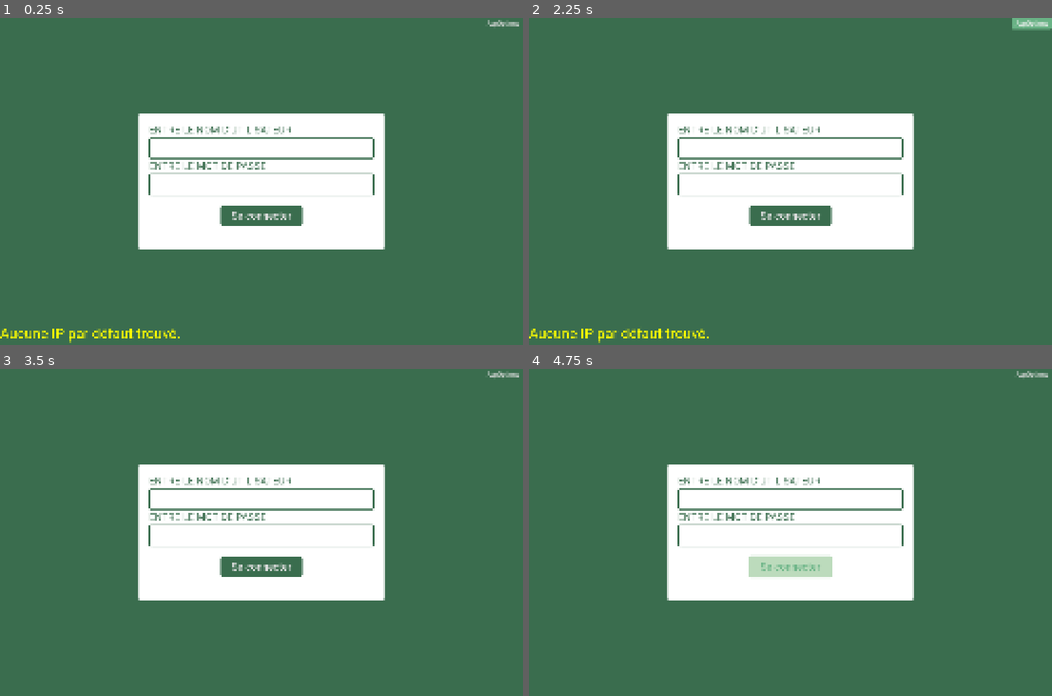
Above: before the commit, frames 1-4 (two rows, left to right).
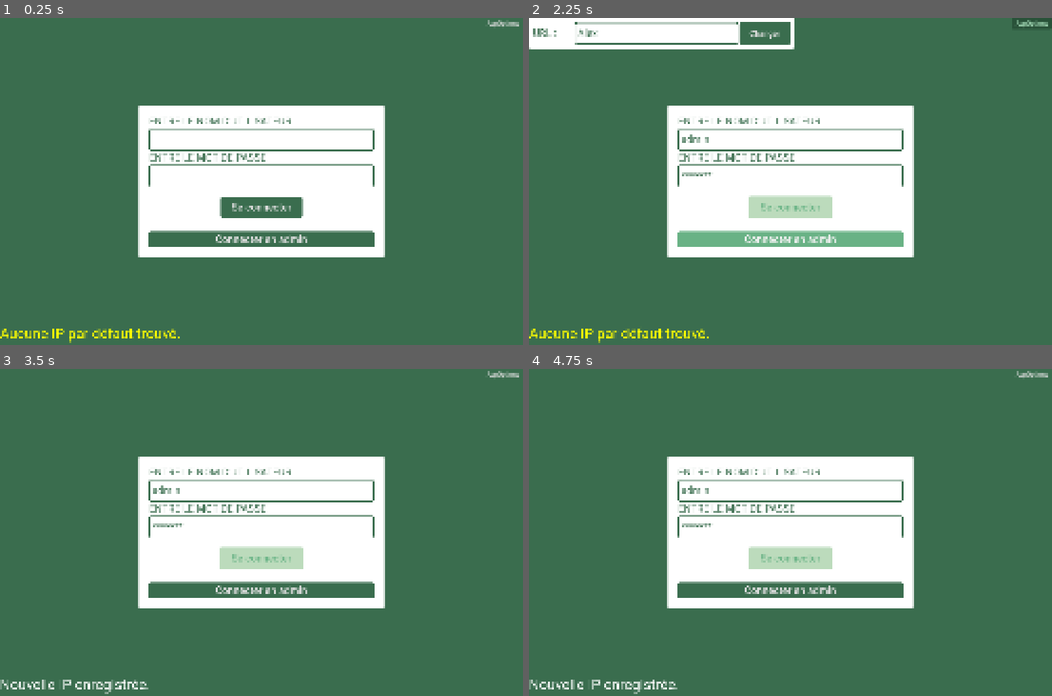
Above: after the commit, the same moments.

Repository: Animo105/tout-cru-dans-le-bec
Game: Godot game, scene res://app_init.tscn
Two runs of this game, one before a commit and one after it. Both use one fixed random seed, a clock stepped at 60 frames per second and the inputs below.
Inputs (mouse positions are in pixels of both pictures, inside the frame that each line leads up to):
- Up to frame 1 (0.25 s): no input
- Up to frame 2 (2.25 s): click "AppOptions" at 0.5 s; click (654, 34) at 1.27 s; type "Alex" at 1.35 s; click "AppOptions" (after the commit: "Connecter en admin") at 2 s
- Up to frame 3 (3.5 s): click (235, 385) at 2.75 s, where only the run after the commit has a clickable "Changer"
- Up to frame 4 (4.75 s): click (790, 565) at 3.5 s, where only the run before the commit has a clickable "Se connecter"

The runs differ from the first frame. In frame 1, 7.9% of the frame differs, in the area x 26-74%, y 26-74%; in frame 2, 13%, in the area x 0-100%, y 0-74%; in frame 3, 8.8%; in frame 4, 8.4%.

Commit message:
boutton de connection admin
pour la plus haute sécurité qui sois

Diff:
--- a/app_init.gd
+++ b/app_init.gd
@@ -137,3 +137,9 @@
 	data = parse_array_response(res, "Stocks")
 	if data != null and not data == []:
 		Globals.stocks = Stock.from_response_list(data)
+
+
+func _on_button_pressed() -> void:
+	username_line_edit.text = "admin"
+	mot_de_passe_line_edit.text = "user123"
+	_on_login_button_pressed()
--- a/app_init.tscn
+++ b/app_init.tscn
@@ -94,6 +94,10 @@
 horizontal_alignment = 1
 autowrap_mode = 3
 
+[node name="Button" type="Button" parent="Login/PanelContainer/MarginContainer/VBoxContainer" unique_id=2063905000]
+layout_mode = 2
+text = "Connecter en admin"
+
 [node name="Button" type="Button" parent="." unique_id=515828297]
 layout_mode = 1
 anchors_preset = 1
@@ -155,5 +159,6 @@
 script = ExtResource("5_teisc")
 
 [connection signal="pressed" from="Login/PanelContainer/MarginContainer/VBoxContainer/LoginButton" to="." method="_on_login_button_pressed"]
+[connection signal="pressed" from="Login/PanelContainer/MarginContainer/VBoxContainer/Button" to="." method="_on_button_pressed"]
 [connection signal="toggled" from="Button" to="." method="_on_button_toggled"]
 [connection signal="pressed" from="UrlOption/MarginContainer/IP/SetUrlButton" to="." method="_on_set_url_button_pressed"]
--- a/scenes/Accueil.tscn
+++ b/scenes/Accueil.tscn
@@ -1,4 +1,6 @@
 [gd_scene format=3 uid="uid://gk3umo4mao5w"]
+
+[ext_resource type="Theme" uid="uid://cbrmgvtgi1by7" path="res://assets/themes/label_title.tres" id="1_jtat4"]
 
 [node name="Accueil" type="PanelContainer" unique_id=828102580]
 anchors_preset = 15
@@ -8,18 +10,23 @@
 grow_vertical = 2
 metadata/_edit_use_anchors_ = true
 
-[node name="OptionButton" type="OptionButton" parent="." unique_id=554746335]
+[node name="VBoxContainer" type="VBoxContainer" parent="." unique_id=457440968]
 layout_mode = 2
-size_flags_horizontal = 4
-size_flags_vertical = 4
-item_count = 2
-popup/item_0/text = "patate"
-popup/item_0/id = 0
-popup/item_1/text = "brocoli"
-popup/item_1/id = 1
 
-[node name="Label" type="Label" parent="." unique_id=174180827]
+[node name="Label" type="Label" parent="VBoxContainer" unique_id=174180827]
 layout_mode = 2
 size_flags_horizontal = 0
 size_flags_vertical = 0
+theme = ExtResource("1_jtat4")
 text = "Accueil"
+
+[node name="MarginContainer" type="MarginContainer" parent="VBoxContainer" unique_id=580036139]
+layout_mode = 2
+size_flags_vertical = 3
+theme_override_constants/margin_left = 30
+theme_override_constants/margin_top = 30
+theme_override_constants/margin_right = 30
+theme_override_constants/margin_bottom = 30
+
+[node name="VBoxContainer" type="VBoxContainer" parent="VBoxContainer/MarginContainer" unique_id=1571335426]
+layout_mode = 2
--- a/scenes/Reception.tscn
+++ b/scenes/Reception.tscn
@@ -1,6 +1,7 @@
 [gd_scene format=3 uid="uid://cs1ohgrur8u8d"]
 
 [ext_resource type="Script" uid="uid://btv7hxdsqar6k" path="res://scenes/scene_scripts/reception.gd" id="1_ll5ql"]
+[ext_resource type="Theme" uid="uid://cbrmgvtgi1by7" path="res://assets/themes/label_title.tres" id="2_52y0n"]
 
 [node name="Reception" type="PanelContainer" unique_id=1092432812]
 anchors_preset = 15
@@ -17,6 +18,7 @@
 layout_mode = 2
 size_flags_horizontal = 0
 size_flags_vertical = 0
+theme = ExtResource("2_52y0n")
 text = "Reception"
 
 [node name="VarieteLabel" type="Label" parent="PanelContainer_PanelContainer#VBoxContainer" unique_id=1931811240]
